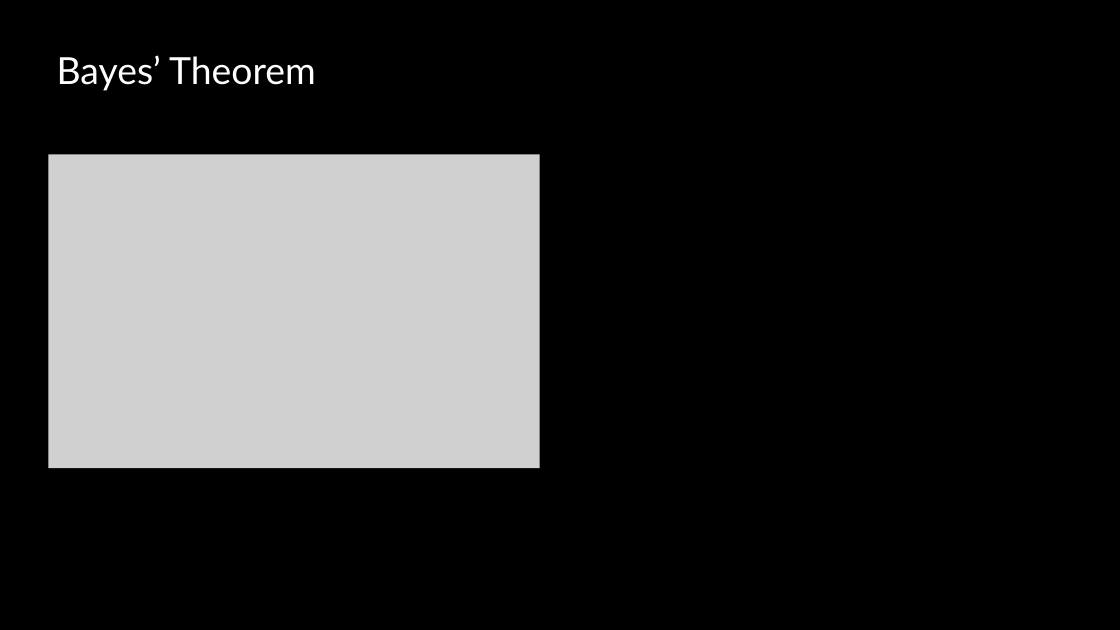
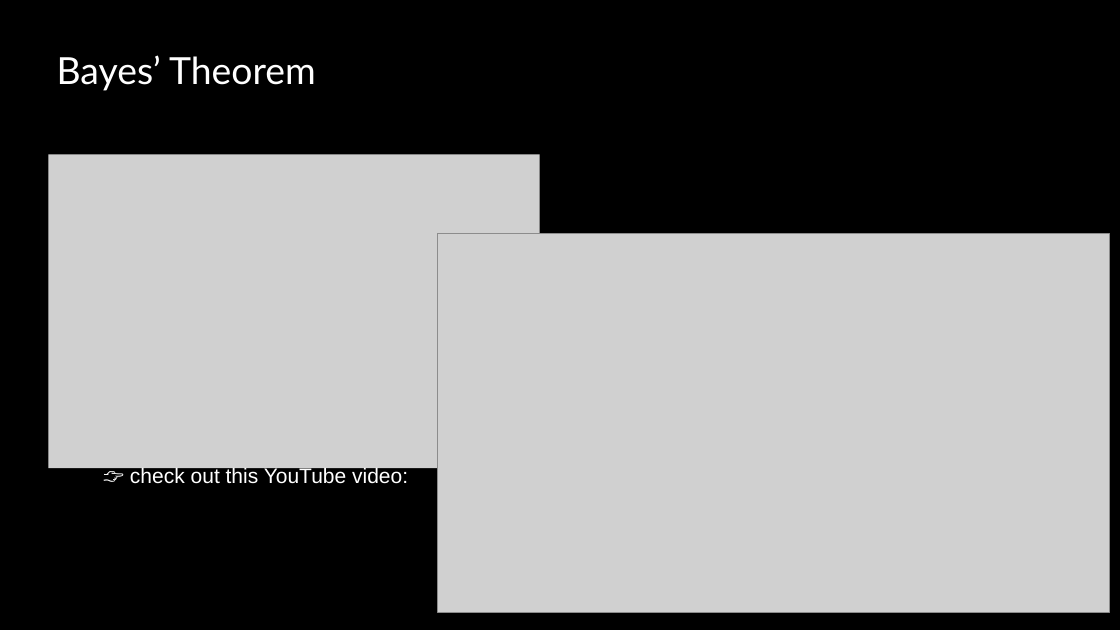
Before and after one commit to Niusha951/Astronomy_Python_Course, a slide deck: slide 11 of Week3_Data_Analysis/GMM_GC_members_classNotes.pptx. Drawn at 1120x630 pixels with LibreOffice and Linux fonts; fonts in the diff are those of the drawing; grey boxes stand for pictures. Boxes give left, top, right and bottom in pixels: in the first picture for what was removed or moved away, otherwise in the second. Text is boxed around its words. In the diff, an @@ line names an element or a change of style, - is before the commit and + after.

```diff
--- a/Week3_Data_Analysis/GMM_GC_members_classNotes.pptx
+++ b/Week3_Data_Analysis/GMM_GC_members_classNotes.pptx
@@ picture added at (438, 234, 1109, 613) @@
@@ text added at (130, 467, 408, 484), 18 pt, text #FFFFFF @@
+👉 check out this YouTube video:
```
Also in this commit, not shown: 1 other slide changed, 1 other file.
